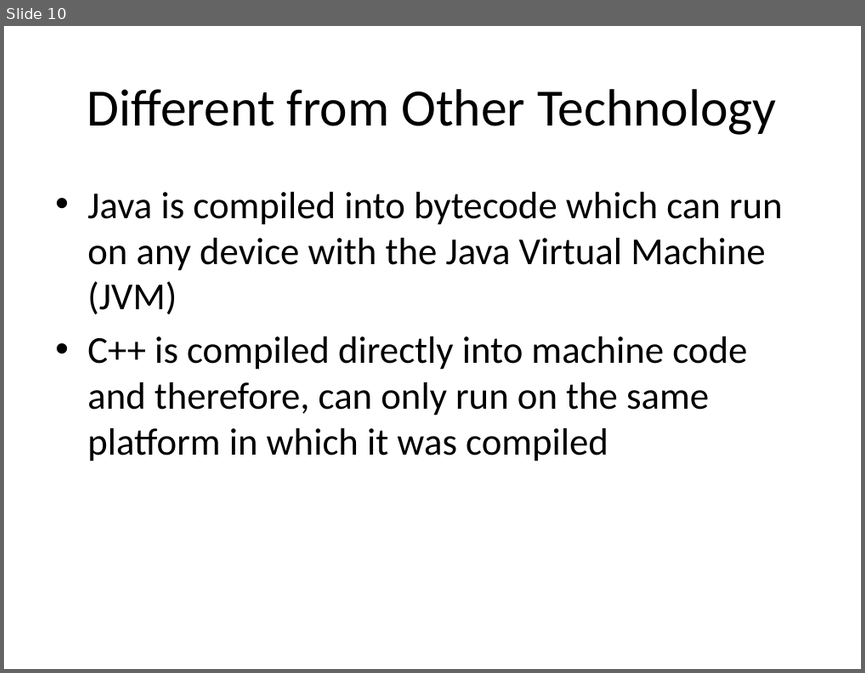
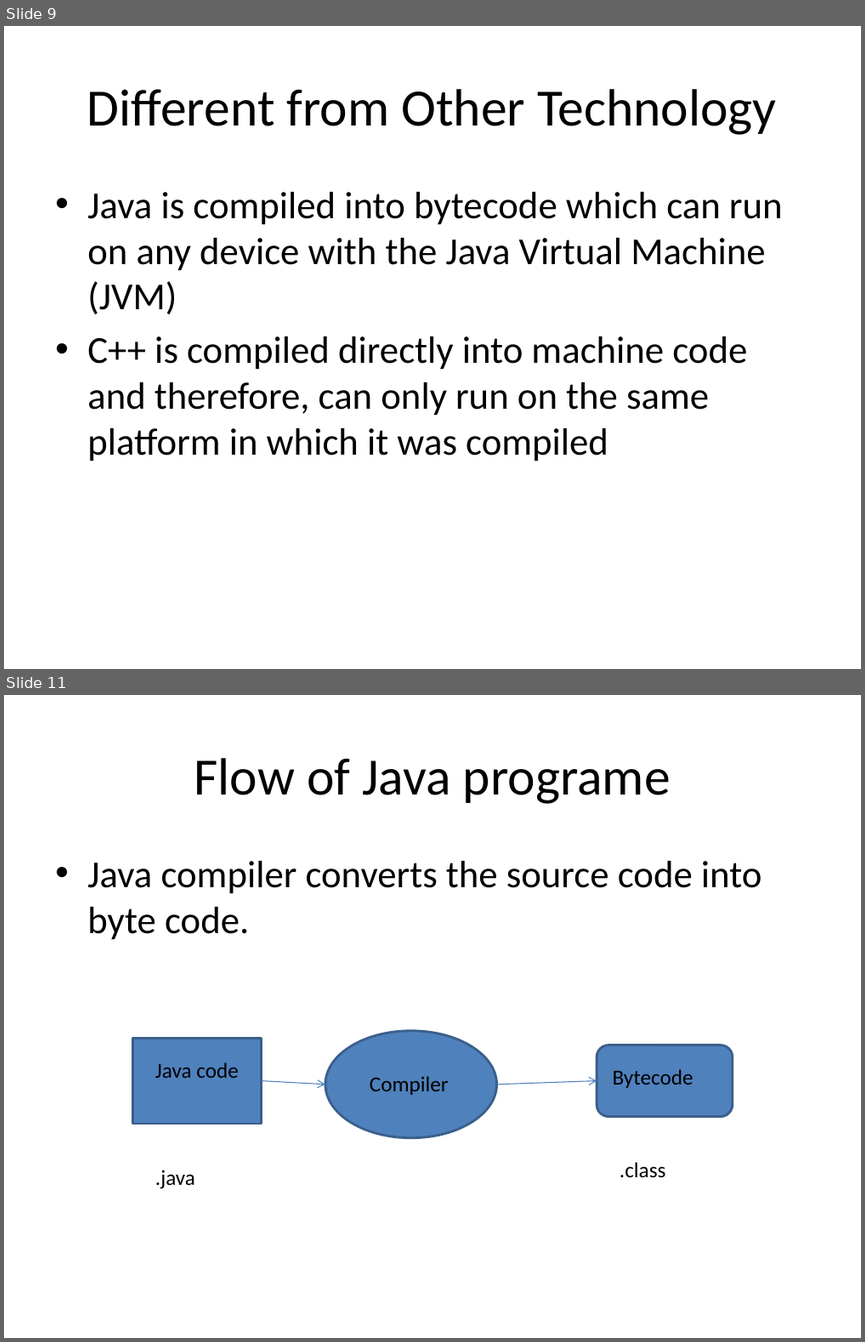
Before and after one commit to Venkivalient/JavaCourse, a slide deck: Java Course.pptx. Shown one above the other, each under a label of ours: slide 10 before the commit, slides 9 and 11 after it; the slides between them are not shown. The pictures are 865x673 and 865x1342 pixels, drawn with LibreOffice and Linux fonts; fonts in the diff are those of the drawing. Boxes give left, top, right and bottom in pixels: in the first picture for what was removed or moved away, otherwise in the second. Text is boxed around its words. In the diff, an @@ line names an element or a change of style, - is before the commit and + after.

```diff
--- a/Java Course.pptx
+++ b/Java Course.pptx
@@ slide 11 added at (x1=4, y1=695, x2=861, y2=1338), background #FFFFFF @@
@@ title added at (x1=194, y1=758, x2=670, y2=804), 44 pt, text #000000 @@
+Flow of Java programe
@@ text added at (x1=87, y1=861, x2=762, y2=940), 32 pt, text #000000 @@
+• Java compiler converts the source code into byte code.
@@ rectangle added at (x1=132, y1=1038, x2=261, y2=1123), fill #4F81BD, outline #3A5F8C 2 pt @@
@@ ellipse added at (x1=325, y1=1031, x2=497, y2=1138), fill #4F81BD, outline #3A5F8C 2 pt @@
@@ rounded rectangle added at (x1=597, y1=1044, x2=732, y2=1116), fill #4F81BD, outline #3A5F8C 2 pt @@
@@ text added at (x1=155, y1=1062, x2=238, y2=1077), 18 pt, text #000000 @@
+Java code
@@ text added at (x1=370, y1=1076, x2=449, y2=1095), 18 pt, text #000000 @@
+Compiler
@@ text added at (x1=613, y1=1069, x2=693, y2=1088), 18 pt, text #000000 @@
+Bytecode
@@ arrow added from (261, 1081) to (325, 1084), #4B7EBC 0.75 pt @@
@@ arrow added from (497, 1084) to (597, 1081), #4B7EBC 0.75 pt @@
@@ text added at (x1=155, y1=1169, x2=195, y2=1189), 18 pt, text #000000 @@
+.java
@@ text added at (x1=619, y1=1162, x2=666, y2=1178), 18 pt, text #000000 @@
+.class
@@ what was slide 10 is now slide 9 @@
```
Also in this commit, not shown: 8 other slides added, 3 slides removed.
